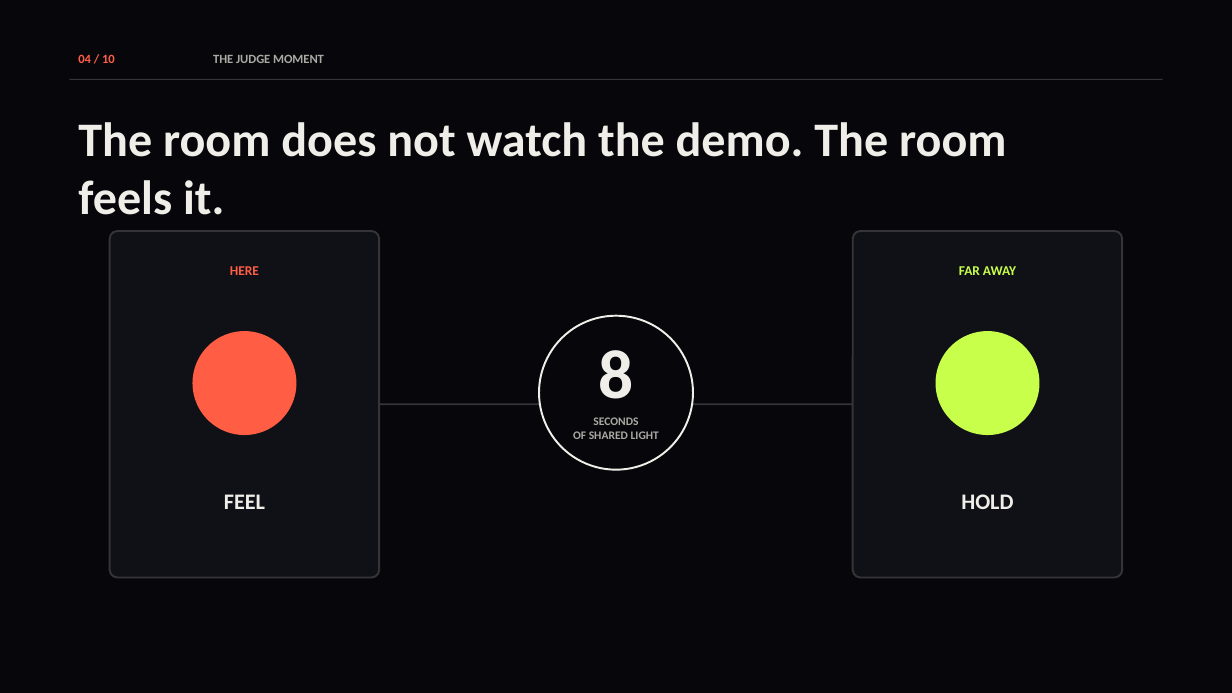
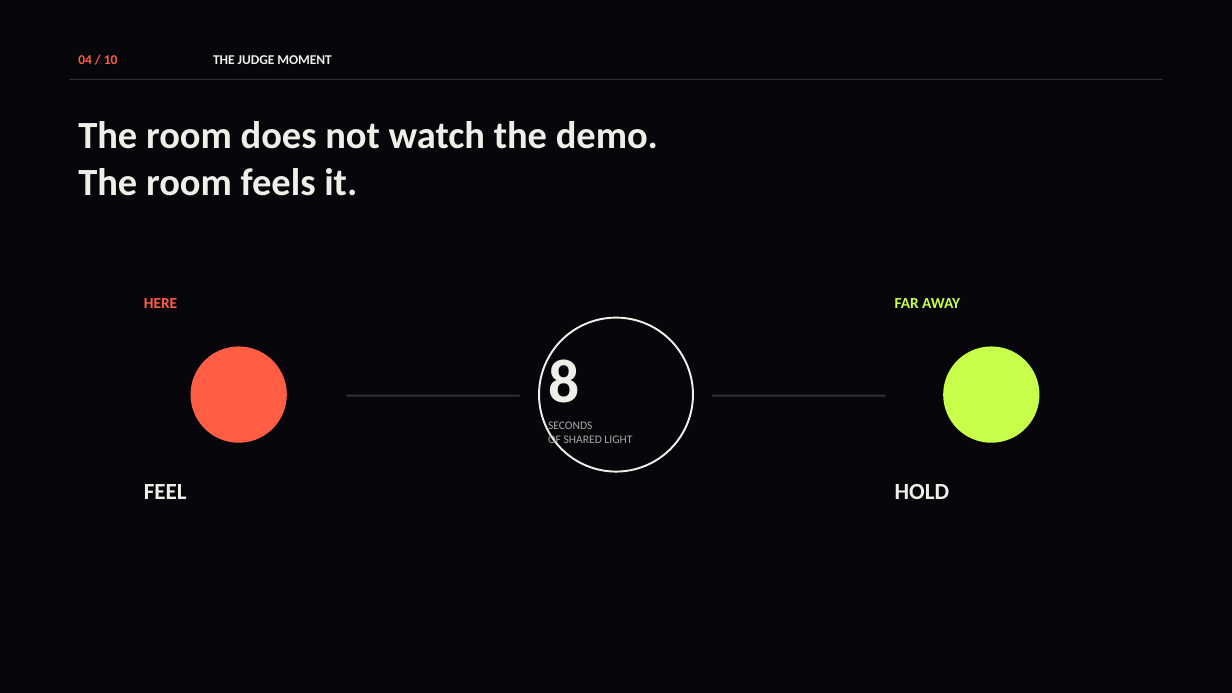
Before and after one commit to vnmoorthy/same-sky, a slide deck: slide 4 of docs/Same-Sky-Hackathon-Deck.pptx. Drawn at 1232x693 pixels with LibreOffice and Linux fonts; fonts in the diff are those of the drawing. Boxes give left, top, right and bottom in pixels: in the first picture for what was removed or moved away, otherwise in the second. Text is boxed around its words. In the diff, an @@ line names an element or a change of style, - is before the commit and + after.

```diff
--- a/docs/Same-Sky-Hackathon-Deck.pptx
+++ b/docs/Same-Sky-Hackathon-Deck.pptx
@@ text "04 / 10" at (78,55,118,64): size 9.8 to 10.5 pt @@
@@ text "THE JUDGE MOMENT" at (213,55,331,64): size 9.8 to 10.5 pt, text colour #AAA9A3 to #F0EEE8 @@
@@ text at (78,121,658,196): text changed; size 37.5 to 30 pt @@
-The room does not watch the demo. The room feels it.
+The room does not watch the demo.
+The room feels it.
@@ rounded rectangle removed at (110,231,380,578) @@
@@ rounded rectangle removed at (853,231,1123,578) @@
@@ text "HERE": place and size @@
-text "HERE" at (230,266,259,275)
+text "HERE" at (144,298,177,308)
@@ text "HERE" at (144,298,177,308): size 10.5 to 12 pt; alignment centre to left @@
@@ text "FAR AWAY" at (895,298,960,308): size 10.5 to 12 pt; alignment centre to left @@
@@ text "FAR AWAY": place and size @@
-text "FAR AWAY" at (959,266,1016,275)
+text "FAR AWAY" at (895,298,960,308)
@@ ellipse at (539,318,693,472): fill #07070B to none @@
@@ ellipse: place and size @@
-ellipse at (192,331,296,434)
+ellipse at (190,347,287,443)
@@ text "8": place and size @@
-text "8" at (598,350,633,399)
+text "8" at (548,351,579,403)
@@ text "8" at (548,351,579,403): size 54 to 48 pt; alignment centre to left @@
@@ ellipse: place and size @@
-ellipse at (935,331,1039,434)
+ellipse at (944,347,1040,443)
@@ rectangle added at (347,395,520,396), fill #F0EEE8 at 18% opacity @@
@@ rectangle removed at (379,403,852,405) @@
@@ text "SECONDS": place and size @@
-text "SECONDS" at (573,417,659,439)
+text "SECONDS" at (548,421,632,447)
@@ text "SECONDS" at (548,421,632,447): bold off; alignment centre to left @@
@@ rectangle added at (713,395,886,396), fill #F0EEE8 at 18% opacity @@
@@ text "FEEL" at (144,484,187,499): size 17.2 to 18 pt; alignment centre to left @@
@@ text "FEEL": place and size @@
-text "FEEL" at (224,494,265,509)
+text "FEEL" at (144,484,187,499)
@@ text "HOLD": place and size @@
-text "HOLD" at (961,494,1013,509)
+text "HOLD" at (895,484,949,499)
@@ text "HOLD" at (895,484,949,499): size 17.2 to 18 pt; alignment centre to left @@
```
Also in this commit, not shown: 9 other slides changed, 5 other files.
